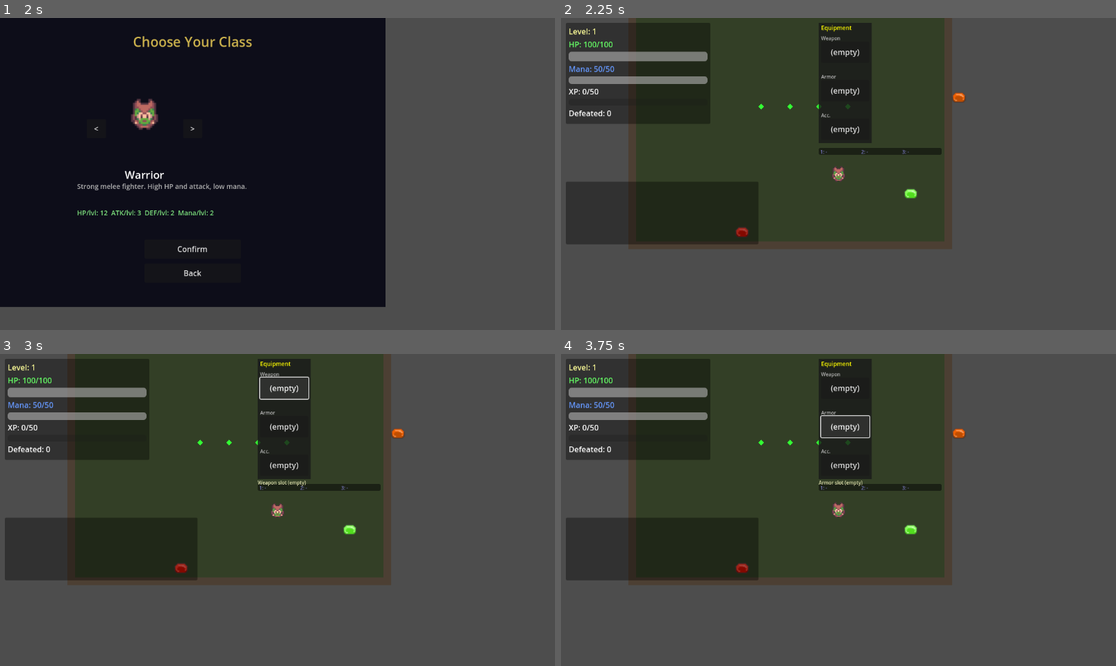
Above: before the commit, frames 1-4 (two rows, left to right).
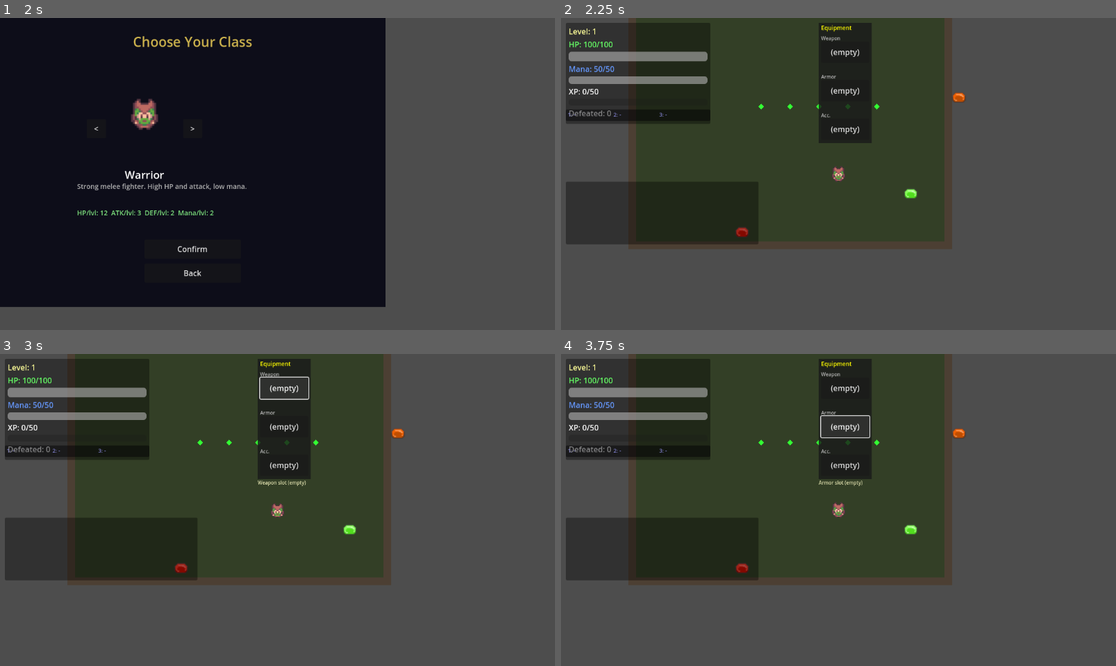
Above: after the commit, the same moments.

Repository: SFMiner/DeepGame_MVP
Game: Godot game, scene res://scenes/splash_screen.tscn
Two runs of this game, one before a commit and one after it. Both use one fixed random seed, a clock stepped at 60 frames per second and the inputs below.
Inputs (mouse positions are in pixels of both pictures, inside the frame that each line leads up to):
- Up to frame 1 (2 s): tap Enter at 0.5 s; move the mouse to (399, 158) at 0.52 s; hold D (move_right) 0.53-1.25 s; tap Space (attack_melee) at 0.6 s; click (399, 158) at 0.67 s; click "New Game" at 1.25 s
- Up to frame 2 (2.25 s): click "Confirm" at 2 s
- Up to frame 3 (3 s): click "(empty)" at 2.75 s
- Up to frame 4 (3.75 s): click "(empty)" at 3.5 s

Frame 1 is identical in both runs. In frame 2, 0.6% of the frame differs, in the area x 1-69%, y 27-44%; in frame 3, 0.6%; in frame 4, 0.6%.

Commit message:
Spells: add Oak Staff to world, spell bar always visible with names
- Add Oak Staff pickup to main.tscn at (180, -40)
- Move spell bar from inventory to top-left HUD (below HP/XP bars), always visible
- Spell bar labels show real spell name + mana cost (e.g. '1: Fireball (8MP)')
- Add Player.get_equipped_spells() + HUD._refresh_spells()
- Keys 1/2/3 cast spells (staff must be equipped in weapon slot)

Diff:
--- a/scenes/main.tscn
+++ b/scenes/main.tscn
@@ -8,6 +8,7 @@
 [ext_resource type="Resource" uid="uid://irnswrd001" path="res://resources/iron_sword.tres" id="6_iron_sword"]
 [ext_resource type="Resource" uid="uid://lthrarmr01" path="res://resources/leather_armor.tres" id="7_leather_armor"]
 [ext_resource type="Resource" uid="uid://strngkey01" path="res://resources/strange_key.tres" id="8_strange_key"]
+[ext_resource type="Resource" uid="uid://istf0000001" path="res://resources/oak_staff.tres" id="9_oak_staff"]
 
 [node name="Main" type="Node2D"]
 script = ExtResource("1_main")
@@ -43,5 +44,9 @@
 position = Vector2(120, -40)
 item_data = ExtResource("8_strange_key")
 
+[node name="OakStaff" parent="." instance=ExtResource("5_item_pickup")]
+position = Vector2(180, -40)
+item_data = ExtResource("9_oak_staff")
+
 [node name="HUD" type="CanvasLayer" parent="."]
 script = ExtResource("2_hud")
--- a/scripts/HUD.gd
+++ b/scripts/HUD.gd
@@ -233,17 +233,17 @@
 
 func _create_spell_bar() -> void:
 	_spell_bar_panel = Panel.new()
-	_spell_bar_panel.position = Vector2(535, 270)
-	_spell_bar_panel.size = Vector2(255, 14)
+	_spell_bar_panel.position = Vector2(10, 190)
+	_spell_bar_panel.size = Vector2(300, 24)
 	_spell_bar_panel.modulate = Color(0.05, 0.05, 0.15, 0.8)
 	add_child(_spell_bar_panel)
 
 	for i: int in range(3):
 		var label: Label = Label.new()
 		label.text = str(i + 1) + ": -"
-		label.position = Vector2(538 + i * 85, 271)
+		label.position = Vector2(14 + i * 95, 193)
 		label.add_theme_color_override("font_color", Color(0.5, 0.5, 0.8, 1.0))
-		label.add_theme_font_size_override("font_size", 10)
+		label.add_theme_font_size_override("font_size", 11)
 		add_child(label)
 		_spell_labels.append(label)
 
@@ -432,14 +432,12 @@
 		_inventory_panel.visible = _inventory_open
 		_equip_panel.visible = _inventory_open
 		_tooltip_label.visible = false
-		for label: Label in _spell_labels:
-			label.visible = _inventory_open
-		_spell_bar_panel.visible = _inventory_open
 		for btn: Button in _inventory_buttons:
 			btn.visible = _inventory_open
 		if _inventory_open:
 			_refresh_inventory()
 			_refresh_equip_slots()
+		_refresh_spells()
 		return
 
 	if _inventory_open and event is InputEventKey and event.pressed and event.keycode == KEY_X:
@@ -454,11 +452,8 @@
 		_inventory_panel.visible = false
 		_equip_panel.visible = false
 		_tooltip_label.visible = false
-		_spell_bar_panel.visible = false
 		for btn: Button in _inventory_buttons:
 			btn.visible = false
-		for label: Label in _spell_labels:
-			label.visible = false
 		return
 	_pause_open = not _pause_open
 	_pause_panel.visible = _pause_open
@@ -497,6 +492,19 @@
 		else:
 			btn.text = "(empty)"
 
+func _refresh_spells() -> void:
+	var player: Player = get_tree().get_first_node_in_group("player") as Player
+	if not player:
+		return
+	var spells: Array[SpellData] = player.get_equipped_spells()
+	for i: int in range(3):
+		var label: Label = _spell_labels[i]
+		if i < spells.size() and spells[i]:
+			var spell: SpellData = spells[i]
+			label.text = str(i + 1) + ": " + spell.spell_name + " (" + str(spell.mana_cost) + "MP)"
+		else:
+			label.text = str(i + 1) + ": -"
+
 func _on_item_clicked(index: int) -> void:
 	var player: Player = get_tree().get_first_node_in_group("player") as Player
 	if player:
--- a/scripts/Player.gd
+++ b/scripts/Player.gd
@@ -369,6 +369,9 @@
 func get_equipment() -> Dictionary:
 	return _equipment
 
+func get_equipped_spells() -> Array[SpellData]:
+	return _equipped_spells
+
 func get_inventory() -> Array[ItemData]:
 	return _inventory
 
Not shown: 1 places in scenes/main.tscn that only renumber resources
